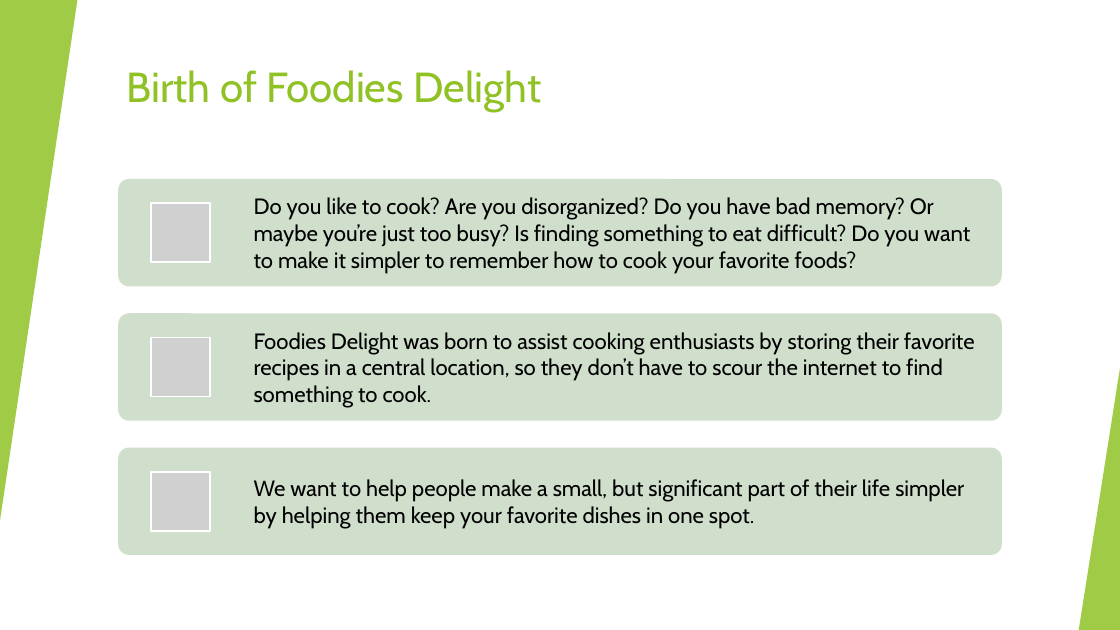
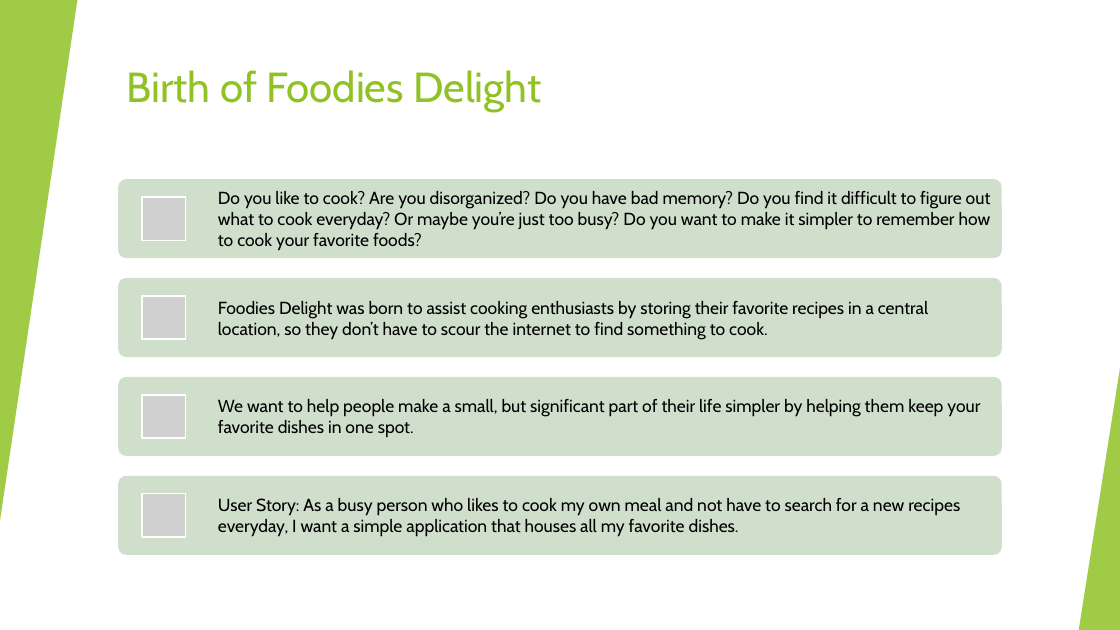
Before and after one commit to ProgramWithKimta/PROJECT-REPO, a slide deck: slide 3 of Foodies Delight - Project 1.pptx. Drawn at 1120x630 pixels with LibreOffice and Linux fonts; fonts in the diff are those of the drawing; grey boxes stand for pictures. Boxes give left, top, right and bottom in pixels: in the first picture for what was removed or moved away, otherwise in the second. Text is boxed around its words. In the diff, an @@ line names an element or a change of style, - is before the commit and + after.

Commit message:
UPDATED PP. USE THIS

```diff
--- a/Foodies Delight - Project 1.pptx
+++ b/Foodies Delight - Project 1.pptx
@@ rounded rectangle: place and size @@
-rounded rectangle at (118,179,1002,287)
+rounded rectangle at (118,179,1002,258)
@@ picture removed at (150,203,209,262) @@
@@ text at (218,191,991,251): text changed; size 19 to 15 pt @@
-Do you like to cook? Are you disorganized? Do you have bad memory? Or maybe you’re just too busy? Is finding something to eat difficult? Do you want to make it simpler to remember how to cook your favorite foods?
+Do you like to cook? Are you disorganized? Do you have bad memory? Do you find it difficult to figure out what to cook everyday? Or maybe you’re just too busy? Do you want to make it simpler to remember how to cook your favorite foods?
@@ rounded rectangle: place and size @@
-rounded rectangle at (118,313,1002,421)
+rounded rectangle at (118,278,1002,357)
@@ picture: place and size @@
-picture at (150,338,209,397)
+picture at (142,296,186,339)
@@ text "Foodies Delight was born to ...": place and size @@
-text "Foodies Delight was born to ..." at (254,332,975,408)
+text "Foodies Delight was born to ..." at (218,301,928,339)
@@ text "Foodies Delight was born to ..." at (218,301,928,339): size 19 to 15 pt; less space between paragraphs @@
@@ text "We want to help people ..." at (218,399,980,438): size 19 to 15 pt; less space between paragraphs @@
@@ text "We want to help people ...": place and size @@
-text "We want to help people ..." at (254,479,964,529)
+text "We want to help people ..." at (218,399,980,438)
@@ picture: place and size @@
-picture at (150,472,209,531)
+picture at (142,395,186,439)
@@ rounded rectangle: place and size @@
-rounded rectangle at (118,448,1002,555)
+rounded rectangle at (118,476,1002,555)
@@ group added at (118,197,1002,538): 2 pictures, 1 rounded rectangle, 1 text @@
+User Story: As a busy person who likes to cook my own meal and not have to search for a new recipes everyday, I want a simple application that houses all my favorite dishes.
```
Also in this commit, not shown: 3 other slides changed.
